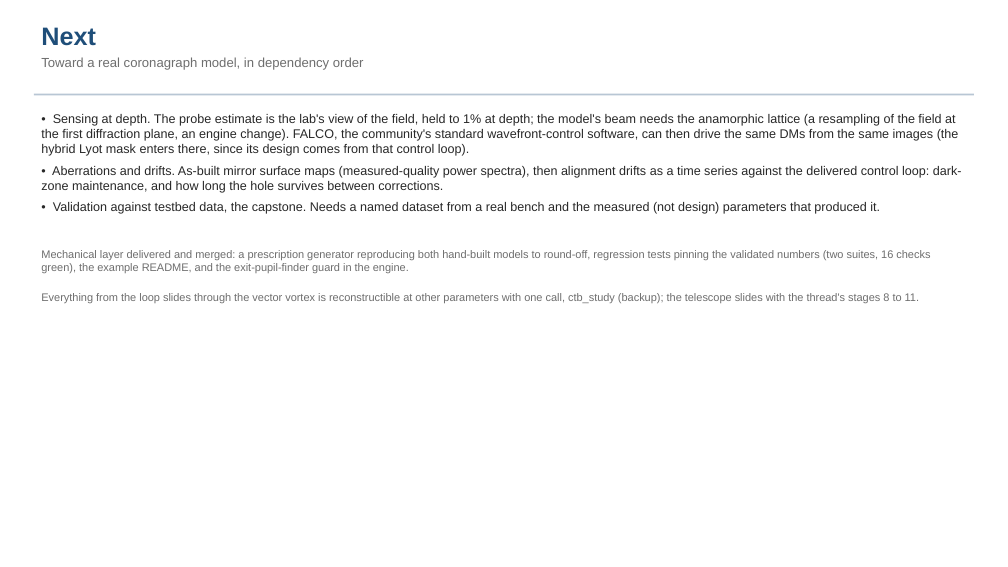
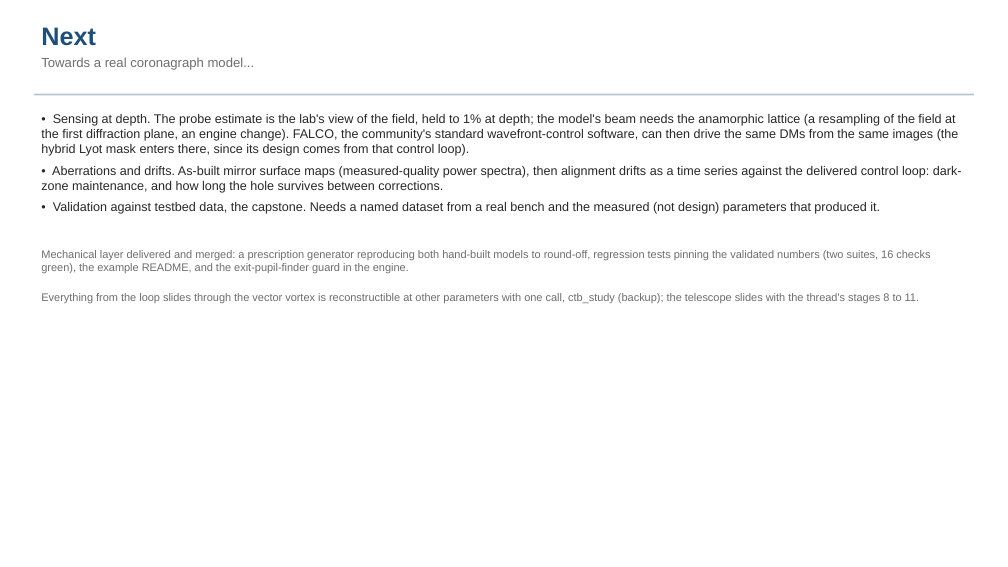
Before and after one commit to nasa-jpl/MACOS_resources, a slide deck: slide 22 of mmacos/templates/30_instruments/bench_ctb/deck_ctb.pptx. Drawn at 1008x567 pixels with LibreOffice and Linux fonts; fonts in the diff are those of the drawing. Boxes give left, top, right and bottom in pixels: in the first picture for what was removed or moved away, otherwise in the second. Text is boxed around its words. In the diff, an @@ line names an element or a change of style, - is before the commit and + after.

```diff
--- a/mmacos/templates/30_instruments/bench_ctb/deck_ctb.pptx
+++ b/mmacos/templates/30_instruments/bench_ctb/deck_ctb.pptx
@@ text at [41,57,255,70]: text changed @@
-Toward a real coronagraph model, in dependency order
+Towards a real coronagraph model...
```
Also in this commit, not shown: 4 other slides changed, 1 other file.
